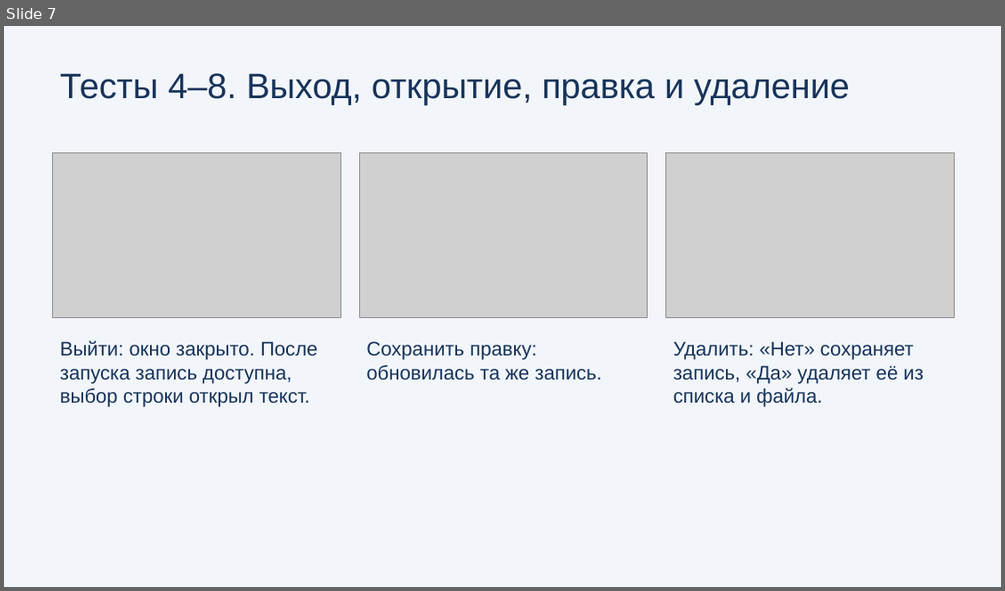
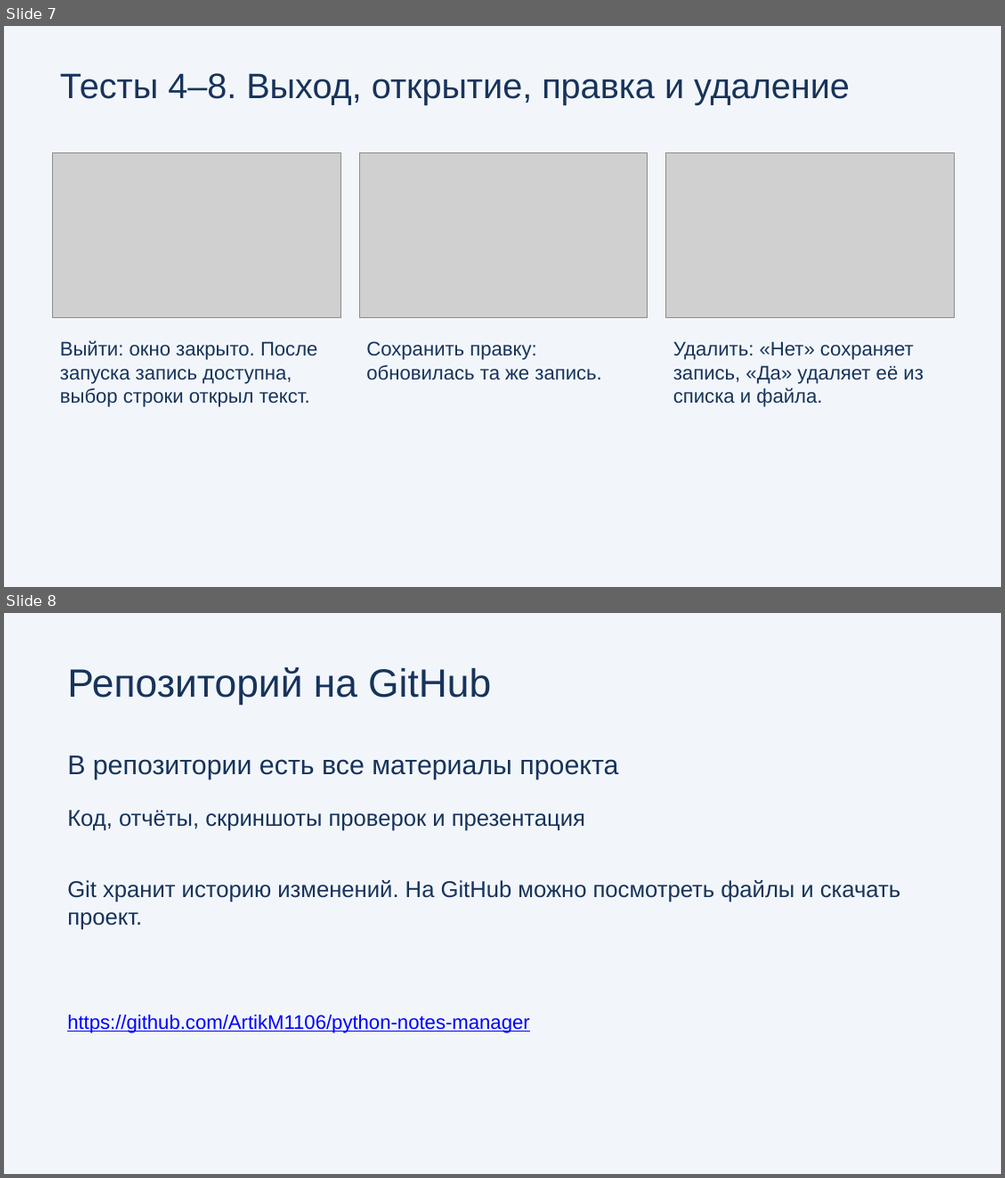
Before and after one commit to ArtikM1106/python-notes-manager, a slide deck: presentation.pptx. Shown one above the other, each under a label of ours: slide 7 before the commit, slides 7 and 8 after it. The pictures are 1005x591 and 1005x1178 pixels, drawn with LibreOffice and Linux fonts; fonts in the diff are those of the drawing; grey boxes stand for pictures. Boxes give left, top, right and bottom in pixels: in the first picture for what was removed or moved away, otherwise in the second. Text is boxed around its words. In the diff, an @@ line names an element or a change of style, - is before the commit and + after.

Commit message:
Обновить отчёты Word и презентацию

```diff
--- a/presentation.pptx
+++ b/presentation.pptx
@@ slide 8 added at <box>4,613,1001,1174</box>, background #F2F6FB @@
@@ text added at <box>67,667,491,705</box>, 38 pt, text #17335A @@
+Репозиторий на GitHub
@@ text added at <box>67,755,618,779</box>, 26 pt, text #17335A @@
+В репозитории есть все материалы проекта
@@ text added at <box>67,810,585,831</box>, 22 pt, text #17335A @@
+Код, отчёты, скриншоты проверок и презентация
@@ text added at <box>67,880,900,930</box>, 22 pt, text #17335A @@
+Git хранит историю изменений. На GitHub можно посмотреть файлы и скачать проект.
@@ text added at <box>67,1014,529,1033</box>, 19 pt, text #0000FF, underline @@
+https://github.com/ArtikM1106/python-notes-manager
```
Also in this commit, not shown: 3 other slides added, 1 slide removed, 2 other files.
